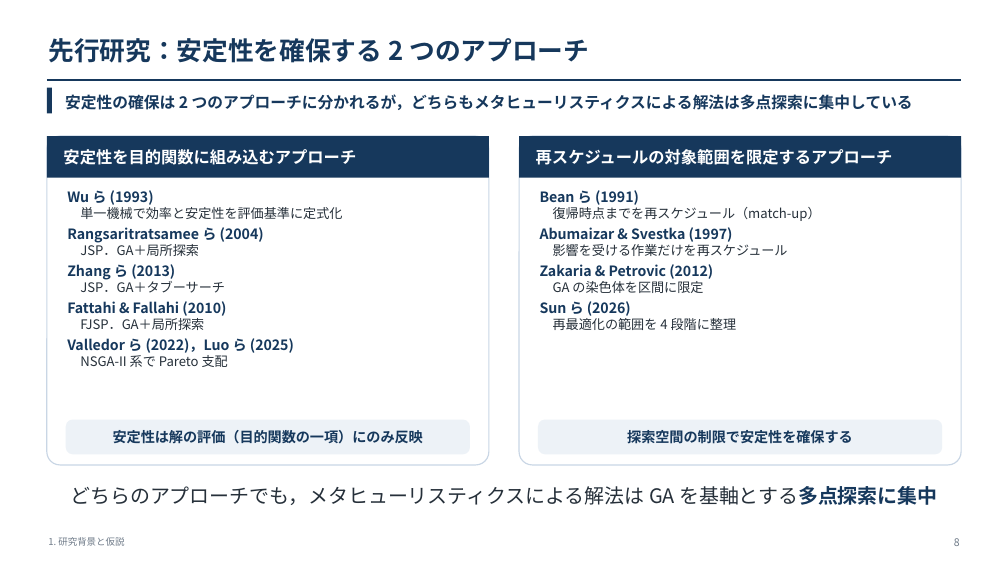
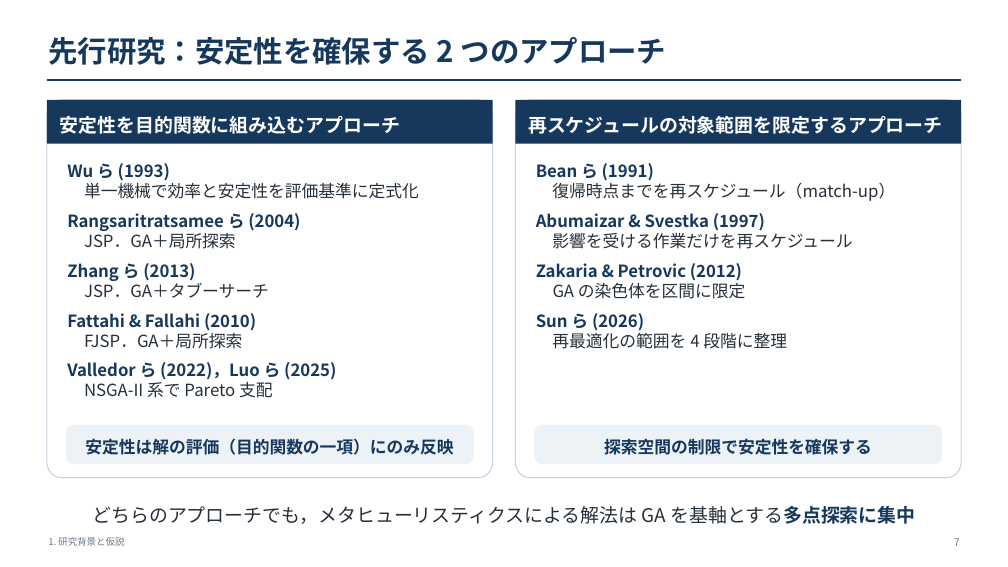
Before and after one commit to kitotakumi/stability_scheduling, a slide deck: slide 7 of doc/presentation_materials/JIMA2026fall_発表.pptx (slide 8 before the commit). Drawn at 1008x567 pixels with LibreOffice and Linux fonts; fonts in the diff are those of the drawing. Boxes give left, top, right and bottom in pixels: in the first picture for what was removed or moved away, otherwise in the second. Text is boxed around its words. In the diff, an @@ line names an element or a change of style, - is before the commit and + after.

```diff
--- a/doc/presentation_materials/JIMA2026fall_発表.pptx
+++ b/doc/presentation_materials/JIMA2026fall_発表.pptx
@@ text "先行研究：安定性を確保する 2 つのアプローチ" at (x1=48, y1=37, x2=667, y2=65): size 24.5 to 28 pt @@
@@ rectangle removed at (x1=47, y1=88, x2=52, y2=113) @@
@@ rounded rectangle resized from (x1=47, y1=136, x2=489, y2=465) to (x1=47, y1=100, x2=493, y2=478) @@
@@ rectangle resized from (x1=47, y1=136, x2=489, y2=178) to (x1=47, y1=100, x2=493, y2=144) @@
@@ text "安定性を目的関数に組み込むアプローチ" moved from (x1=63, y1=149, x2=356, y2=165) to (x1=60, y1=116, x2=400, y2=134) @@
@@ text "安定性を目的関数に組み込むアプローチ" at (x1=60, y1=116, x2=400, y2=134): size 15.5 to 18 pt @@
@@ text removed at (x1=65, y1=94, x2=913, y2=110) @@
-安定性の確保は 2 つのアプローチに分かれるが，どちらもメタヒューリスティクスによる解法は多点探索に集中している
@@ rounded rectangle resized from (x1=520, y1=136, x2=962, y2=465) to (x1=516, y1=100, x2=962, y2=478) @@
@@ rectangle resized from (x1=520, y1=136, x2=962, y2=178) to (x1=516, y1=100, x2=962, y2=144) @@
@@ text "再スケジュールの対象範囲を限定するアプローチ" at (x1=528, y1=116, x2=942, y2=134): size 15.5 to 18 pt @@
@@ text "再スケジュールの対象範囲を限定するアプローチ" moved from (x1=536, y1=149, x2=893, y2=165) to (x1=528, y1=116, x2=942, y2=134) @@
@@ text "Wu ら (1993)" moved from (x1=67, y1=190, x2=342, y2=367) to (x1=67, y1=163, x2=419, y2=398) @@
@@ text "Wu ら (1993)" at (x1=67, y1=163, x2=419, y2=398): size 13.5 to 16 pt in "Wu ら (1993)", "Rangsaritratsamee ら (2004)", "Zhang ら (2013)", "Fattahi & Fallahi (2010)" and 1 more places; size 12.5 to 16 pt in "単一機械で効率と安定性を評価基準に定式化", "JSP．GA＋局所探索", "JSP．GA＋タブーサーチ", "FJSP．GA＋局所探索" and 1 more places; more space between paragraphs @@
@@ text "Bean ら (1991)" moved from (x1=540, y1=190, x2=821, y2=330) to (x1=536, y1=163, x2=895, y2=349) @@
@@ text "Bean ら (1991)" at (x1=536, y1=163, x2=895, y2=349): size 13.5 to 16 pt in "Bean ら (1991)", "Abumaizar & Svestka (1997)", "Zakaria & Petrovic (2012)", "Sun ら (2026)"; size 12.5 to 16 pt in "復帰時点までを再スケジュール（match-up）", "影響を受ける作業だけを再スケジュール", "GA の染色体を区間に限定", "再最適化の範囲を 4 段階に整理"; more space between paragraphs @@
@@ rounded rectangle "安定性は解の評価（目的関数の一項）にのみ反映" resized from (x1=66, y1=420, x2=470, y2=454) to (x1=66, y1=425, x2=474, y2=464) @@
@@ rounded rectangle "安定性は解の評価（目的関数の一項）にのみ反映" at (x1=66, y1=425, x2=474, y2=464): size 13.5 to 16 pt @@
@@ rounded rectangle "探索空間の制限で安定性を確保する" at (x1=535, y1=425, x2=943, y2=464): size 13.5 to 16 pt @@
@@ rounded rectangle "探索空間の制限で安定性を確保する" resized from (x1=538, y1=420, x2=943, y2=454) to (x1=535, y1=425, x2=943, y2=464) @@
@@ text "どちらのアプローチでも，メタヒューリスティクスによる解法は GA を基軸とする多点探索に集中" moved from (x1=70, y1=486, x2=937, y2=505) to (x1=92, y1=506, x2=915, y2=524) @@
@@ text "どちらのアプローチでも，メタヒューリスティクスによる解法は GA を基軸とする多点探索に集中" at (x1=92, y1=506, x2=915, y2=524): size 19 to 18 pt @@
@@ text at (x1=954, y1=538, x2=960, y2=546): text changed @@
-8
+7
```
Also in this commit, not shown: 32 other slides changed, 1 slide removed, 15 other files.
